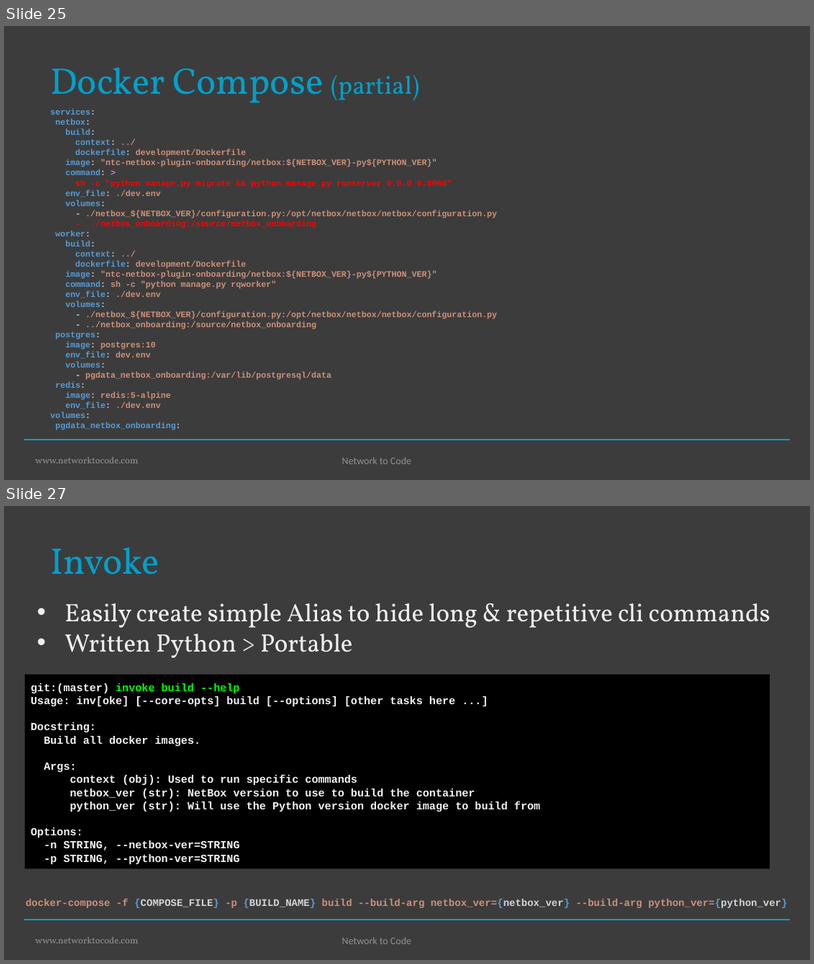
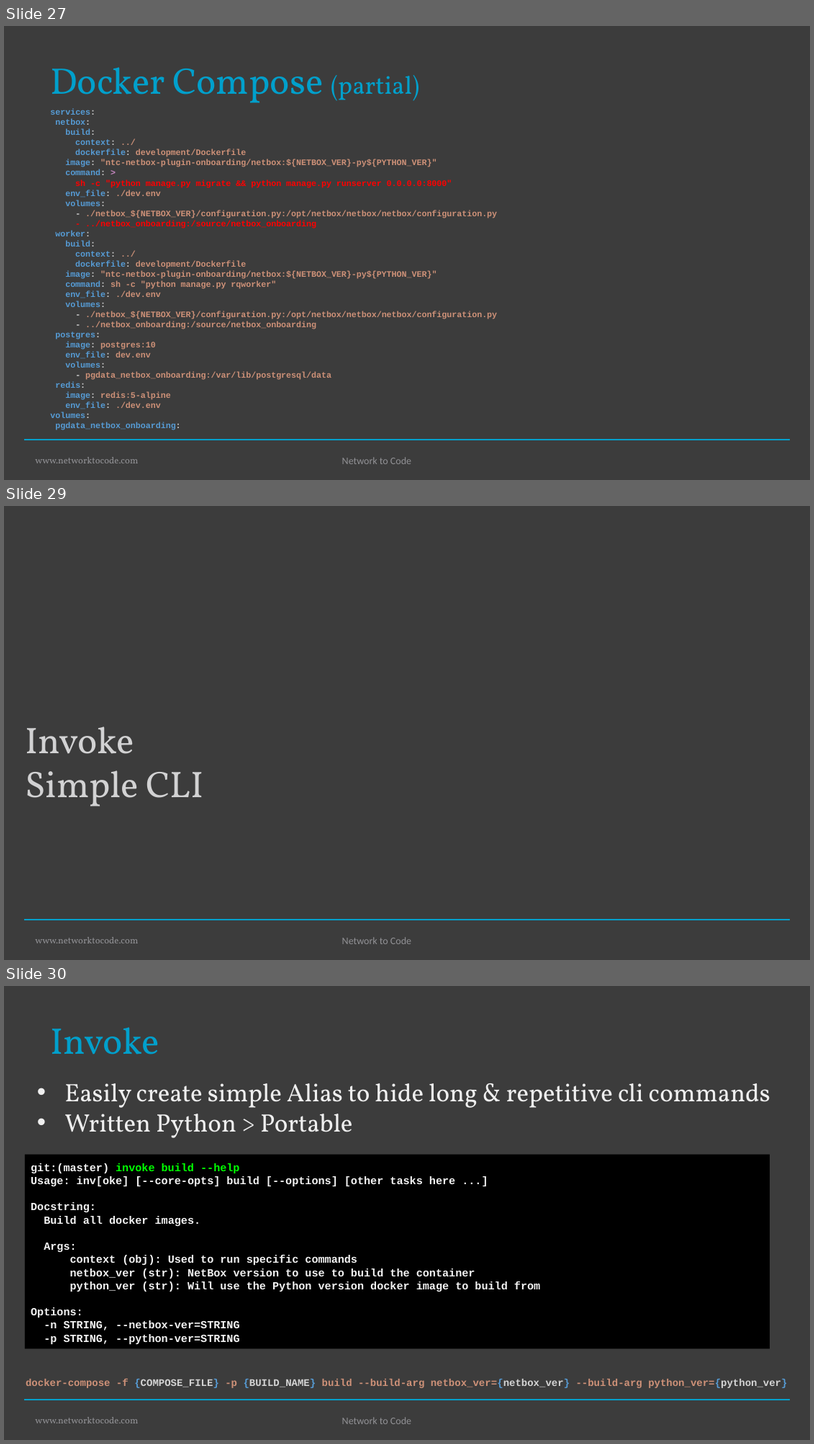
Before and after one commit to networktocode/netbox_day_2020, a slide deck: NetBox Plugins Development_Damien Garros.pptx. Shown one above the other, each under a label of ours: slides 25 and 27 before the commit, slides 27, 29 and 30 after it; the slides between them are not shown. The pictures are 814x964 and 814x1444 pixels, drawn with LibreOffice and Linux fonts; fonts in the diff are those of the drawing; background and template pictures are left out. Boxes give left, top, right and bottom in pixels: in the first picture for what was removed or moved away, otherwise in the second. Text is boxed around its words. In the diff, an @@ line names an element or a change of style, - is before the commit and + after.

```diff
--- a/NetBox Plugins Development_Damien Garros.pptx
+++ b/NetBox Plugins Development_Damien Garros.pptx
@@ slide 29 added at <box>4,506,810,960</box>, background #3C3C3C; not listed: 3 template elements that a slide beside it also shows @@
@@ title added at <box>25,726,203,806</box>, 44 pt, text #D2D2D3 @@
+Invoke
+Simple CLI
@@ what was slide 25 is now slide 27 @@
@@ what was slide 27 is now slide 30 @@
```
Also in this commit, not shown: 4 slides changed, 4 other slides added.
